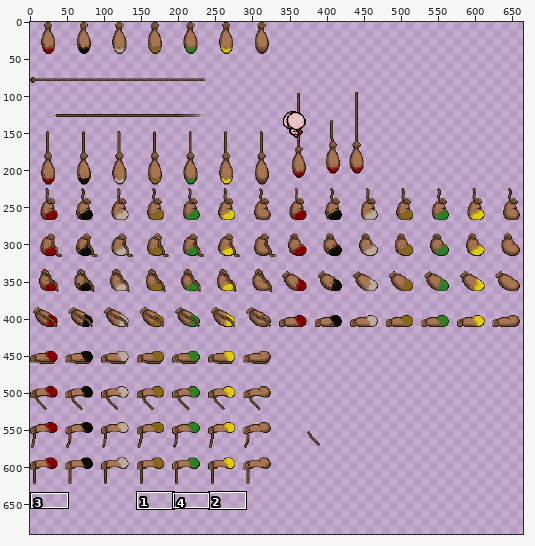
Two versions of one sprite sheet, resources/gfx/monsters/dried/dried1.png. The first picture is a wide view before the edit; the outline marks the close-up.
Close-up. As it was:
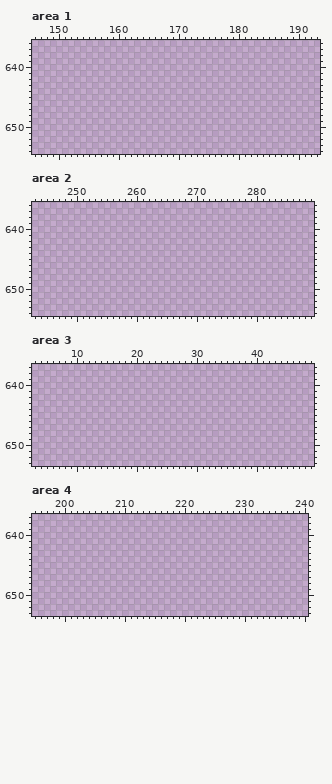
The file is 684x658 pixels. Colours within 5 levels of each other are drawn and written as one. Shown: area 1: x 146..193, y 636..654; area 2: x 243..289, y 636..654; area 3: x 3..49, y 637..653; area 4: x 195..240, y 637..653. The old version is drawn lined up with the new one, on the new canvas. The wide view leaves out empty margins. The commit also changed other parts of the picture, which this record leaves out.
Now the later version:
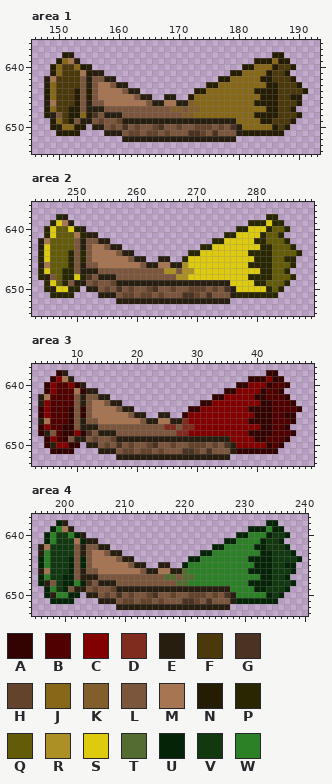
Palette (. is transparent): A #320300  B #510000  C #830000  D #7f2b1e  E #281e10  F #4b390b  G #4b3323  H #64432d  J #876718  K #815e2a  L #7c563c  M #a87552  N #251d03  P #282701  Q #645b08  R #ad9025  S #decb0f  T #546b31  U #042307  V #12380f  W #2c8026
From old to new:
canvas 684x658 -> 684x728
Area 1:
y 638: x 151..152 .. -> NE; x 186..187 .. -> NN
y 639: x 150..153 .... -> NJME; x 183..188 ...... -> NNNJNN
y 640: x 149..155 ....... -> NJFFJNE; x 181..189 ......... -> NNJJJNFFN
y 641: x 149..157 ......... -> NJFFFMNEE; x 179..188 .......... -> NNJJJJNFFN
y 642: x 148..159 ............ -> EMFFFFLELLEE; x 177..189 ............. -> NNJJJJJNNFFFN
y 643: x 148..161 .............. -> EJFFFFLELMMLEE; x 175..190 ................ -> NNJJJJJJJJNNFFFN
y 644: x 148..163 ................ -> NJFFFNLNLMMMMLEE; x 173..191 ................... -> NNJJJJJJJJNNNNFFFFN
y 645: x 148..165 .................. -> NJFFFNLNLMMMMMMLEE; x 168..169 .. -> EE; x 172..190 ................... -> NJJJJJJJJJJJNNNFFNN
y 646: x 148..190 ........................................... -> EMFFFNLELLMMMMMMMLEEMMEEKJJJJJJJJJJNNNNFFFN
y 647: x 148..189 .......................................... -> NJFFNNLEEELLLLLLLLLLLKKLKKJJJJJJJJJJJNNFFN
y 648: x 148..190 ........................................... -> NELFNNJNGLEEELLLLLLLLLLKKJJJJJJJJJJNNNNFFFN
y 649: x 149..189 ......................................... -> NJFNLEELHLLHEEEEEEEEEEEEEEEEEEEJJJJNNFFFN
y 650: x 149..154 ...... -> NEJJNN; x 156..188 ................................. -> EELHLGLHLLHGLLHLLHHHLHLGEJJJJJNFN
y 651: x 150..153 .... -> NNNN; x 158..187 .............................. -> EEELHHLHHLHLLLGGHLGLLLENNNNNNN
y 652: x 161..179 ................... -> EEEEEEEEEEEEEEEEEEE
Area 2:
y 638: x 247..248 .. -> PE; x 282..283 .. -> PP
y 639: x 246..249 .... -> PSME; x 279..284 ...... -> PPPSPP
y 640: x 245..251 ....... -> PSQQSPE; x 277..285 ......... -> PPSSSPQQP
y 641: x 245..253 ......... -> PSQQQMPEE; x 275..284 .......... -> PPSSSSPQQP
y 642: x 244..255 ............ -> EMQQQQLELLEE; x 273..285 ............. -> PPSSSSSPPQQQP
y 643: x 244..257 .............. -> ESQQQQLELMMLEE; x 271..286 ................ -> PPSSSSSSSSPPQQQP
y 644: x 244..259 ................ -> PSQQQPLPLMMMMLEE; x 269..287 ................... -> PPSSSSSSSSPPPPQQQQP
y 645: x 244..261 .................. -> PSQQQPLPLMMMMMMLEE; x 264..265 .. -> EE; x 268..286 ................... -> PSSSSSSSSSSSPPPQQPP
y 646: x 244..286 ........................................... -> EMQQQPLELLMMMMMMMLEEMMEERSSSSSSSSSSPPPPQQQP
y 647: x 244..285 .......................................... -> PSQQPPLEEELLLLLLLLLLLRRLRRSSSSSSSSSSSPPQQP
y 648: x 244..286 ........................................... -> PELQPPSPGLEEELLLLLLLLLLRRSSSSSSSSSSPPPPQQQP
y 649: x 245..285 ......................................... -> PSQPLEELHLLHEEEEEEEEEEEEEEEEEEESSSSPPQQQP
y 650: x 245..250 ...... -> PESSPP; x 252..284 ................................. -> EELHLGLHLLHGLLHLLHHHLHLGESSSSSPQP
y 651: x 246..249 .... -> PPPP; x 254..283 .............................. -> EEELHHLHHLHLLLGGHLGLLLEPPPPPPP
y 652: x 257..275 ................... -> EEEEEEEEEEEEEEEEEEE
Area 3:
y 638: x 7..8 .. -> AE; x 42..43 .. -> AA
y 639: x 6..9 .... -> ACME; x 39..44 ...... -> AAACAA
y 640: x 5..11 ....... -> ACBBCAE; x 37..45 ......... -> AACCCABBA
y 641: x 5..13 ......... -> ACBBBMAEE; x 35..44 .......... -> AACCCCABBA
y 642: x 4..15 ............ -> EMBBBBLELLEE; x 33..45 ............. -> AACCCCCAABBBA
y 643: x 4..17 .............. -> ECBBBBLELMMLEE; x 31..46 ................ -> AACCCCCCCCAABBBA
y 644: x 4..19 ................ -> ACBBBALALMMMMLEE; x 29..47 ................... -> AACCCCCCCCAAAABBBBA
y 645: x 4..21 .................. -> ACBBBALALMMMMMMLEE; x 24..25 .. -> EE; x 28..46 ................... -> ACCCCCCCCCCCAAABBAA
y 646: x 4..46 ........................................... -> EMBBBALELLMMMMMMMLEEMMEEDCCCCCCCCCCAAAABBBA
y 647: x 4..45 .......................................... -> ACBBAALEEELLLLLLLLLLLDDLDDCCCCCCCCCCCAABBA
y 648: x 4..46 ........................................... -> AELBAACAGLEEELLLLLLLLLLDDCCCCCCCCCCAAAABBBA
y 649: x 5..45 ......................................... -> ACBALEELHLLHEEEEEEEEEEEEEEEEEEECCCCAABBBA
y 650: x 5..10 ...... -> AECCAA; x 12..44 ................................. -> EELHLGLHLLHGLLHLLHHHLHLGECCCCCABA
y 651: x 6..9 .... -> AAAA; x 14..43 .............................. -> EEELHHLHHLHLLLGGHLGLLLEAAAAAAA
y 652: x 17..35 ................... -> EEEEEEEEEEEEEEEEEEE
Area 4:
y 638: x 199..200 .. -> UE; x 234..235 .. -> UU
y 639: x 198..201 .... -> UWME; x 231..236 ...... -> UUUWUU
y 640: x 197..203 ....... -> UWVVWUE; x 229..237 ......... -> UUWWWUVVU
y 641: x 197..205 ......... -> UWVVVMUEE; x 227..236 .......... -> UUWWWWUVVU
y 642: x 196..207 ............ -> EMVVVVLELLEE; x 225..237 ............. -> UUWWWWWUUVVVU
y 643: x 196..209 .............. -> EWVVVVLELMMLEE; x 223..238 ................ -> UUWWWWWWWWUUVVVU
y 644: x 196..211 ................ -> UWVVVULULMMMMLEE; x 221..239 ................... -> UUWWWWWWWWUUUUVVVVU
y 645: x 196..213 .................. -> UWVVVULULMMMMMMLEE; x 216..217 .. -> EE; x 220..238 ................... -> UWWWWWWWWWWWUUUVVUU
y 646: x 196..238 ........................................... -> EMVVVULELLMMMMMMMLEEMMEETWWWWWWWWWWUUUUVVVU
y 647: x 196..237 .......................................... -> UWVVUULEEELLLLLLLLLLLTTLTTWWWWWWWWWWWUUVVU
y 648: x 196..238 ........................................... -> UELVUUWUGLEEELLLLLLLLLLTTWWWWWWWWWWUUUUVVVU
y 649: x 197..237 ......................................... -> UWVULEELHLLHEEEEEEEEEEEEEEEEEEEWWWWUUVVVU
y 650: x 197..202 ...... -> UEWWUU; x 204..236 ................................. -> EELHLGLHLLHGLLHLLHHHLHLGEWWWWWUVU
y 651: x 198..201 .... -> UUUU; x 206..235 .............................. -> EEELHHLHHLHLLLGGHLGLLLEUUUUUUU
y 652: x 209..227 ................... -> EEEEEEEEEEEEEEEEEEE
Changed places in both close-ups, as pixel boxes (x1, y1, x2, y2):
added: (44, 52, 308, 142)
added: (38, 214, 302, 304)
added: (38, 370, 302, 460)
added: (38, 520, 302, 610)
